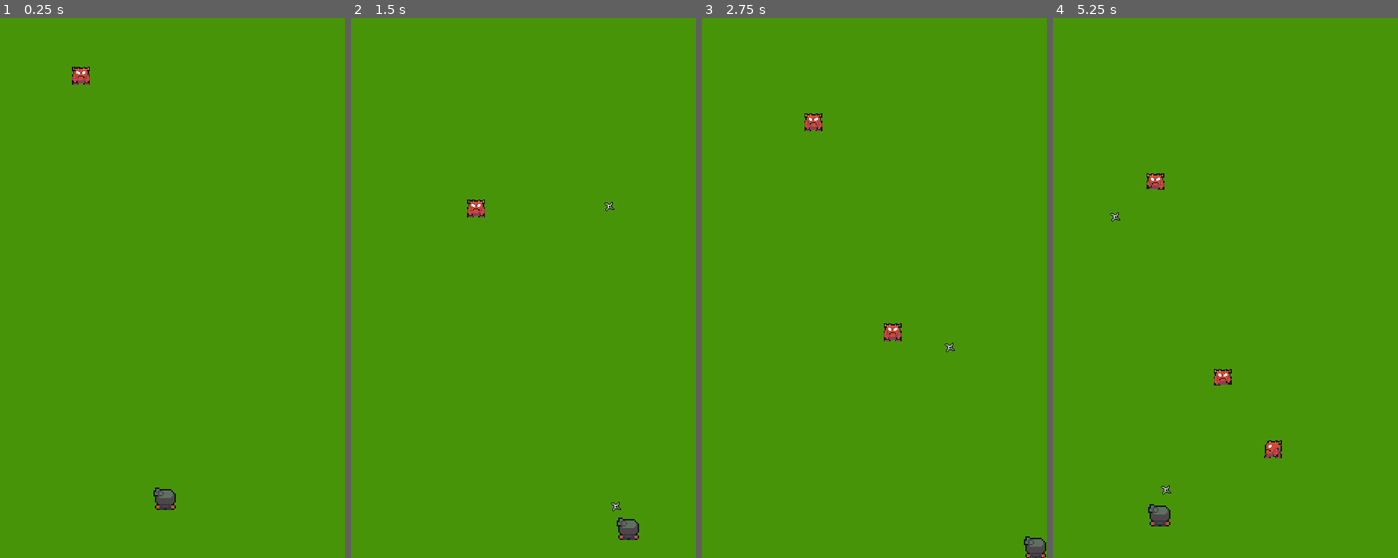
Above: before the commit, frames 1-4 (left to right).
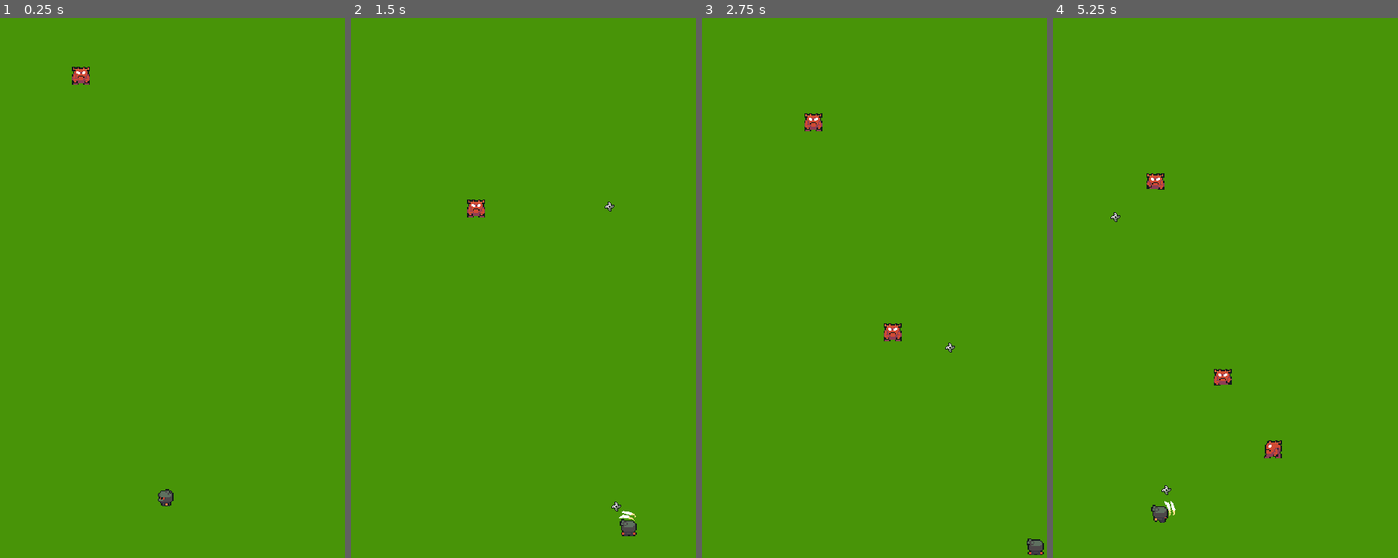
Above: after the commit, the same moments.

Repository: kelvinXea/top-down-shooter
Game: Godot game, scene res://Main.tscn
The game is run twice, just before and just after one commit, with the same random seed, the same clock (stepped at 60 frames per second) and the same inputs. Sound files missing from this copy of the repository are replaced by a short silence.
Inputs (mouse positions are in pixels of both pictures, inside the frame that each line leads up to):
- Up to frame 1 (0.25 s): no input
- Up to frame 2 (1.5 s): move the mouse to (595, 261) at 0.52 s; hold Right (ui_right) 0.53-1.28 s; click (595, 261) at 0.67 s; move the mouse to (444, 315) at 1.27 s; hold Down (ui_down) from 1.28 s (still down); click (444, 315) at 1.42 s
- Up to frame 3 (2.75 s): move the mouse to (902, 169) at 2.02 s; release Down (ui_down) at 2.03 s; hold Right (ui_right) from 2.03 s (still down); click (902, 169) at 2.17 s
- Up to frame 4 (5.25 s): move the mouse to (1201, 396) at 2.77 s; release Right (ui_right) at 2.78 s; hold Up (ui_up) 2.78-3.53 s; click (1201, 396) at 2.92 s; move the mouse to (1325, 369) at 3.52 s; hold Left (ui_left) 3.53-5.03 s; click (1325, 369) at 3.67 s; move the mouse to (1111, 207) at 4.27 s; click (1111, 207) at 4.42 s; move the mouse to (1235, 288) at 5.02 s; hold Down (ui_down) from 5.03 s (still down); click (1235, 288) at 5.17 s

The runs differ from the first frame. In frame 1, 0.2% of the frame differs, in the area x 44-51%, y 86-92%; in frame 2, 0.3%; in frame 3, 0.2%; in frame 4, 0.3%, in the area x 16-36%, y 35-95%.

Commit message:
se agrega animacion de movimiento de el player, animacion de lanzamiento de proyectil y sonido se ajusta logica de destruccion de proyectil a un metodo controlado en la clase Proyectile

Diff:
--- a/Main.gd
+++ b/Main.gd
@@ -12,8 +12,6 @@
 	randomize()
 
 	var monsters = [
-		MonsterSpawn.new($StageManager/SpawnPoint1.position) ,
-		MonsterSpawn.new($StageManager/SpawnPoint1.position) ,
 		MonsterSpawn.new($StageManager/SpawnPoint1.position) ,
 		MonsterSpawn.new($StageManager/SpawnPoint1.position) ,
 		MonsterSpawn.new($StageManager/SpawnPoint1.position) ,
--- a/Mob.gd
+++ b/Mob.gd
@@ -65,14 +65,11 @@
 	player_position = _position
 
 func calculate_damage(proyectile: Proyectile):
-	var sound = proyectile.get_hit_sound()
-	sound.play()
 	life -= proyectile.get_hit_damage()
 	var anim = proyectile.get_hit_animation()
+	proyectile.proyectile_hit()
 	run_damage_animation(anim, proyectile)
 	print(life)
-	yield(sound, "finished")
-	proyectile.queue_free()
 	if life <= 0:
 		queue_free()
 
--- a/Player.gd
+++ b/Player.gd
@@ -15,10 +15,12 @@
 var is_shooting = false
 var can_shoot = true
 var velocity = Vector2.ZERO
+var point = Vector2.ZERO
 
 var is_knockback = false
 
-
+onready var animationTree = $AnimationTree
+onready var animationState = animationTree.get("parameters/playback")
 
 # Called when the node enters the scene tree for the first time.
 func _ready():
@@ -26,22 +28,33 @@
 	$ProyectileDelay.wait_time = delay_between_proyectiles
 
 func _input(event):
+	point = target - position
 	if event is InputEventMouseButton:
 		is_shooting = event.pressed
+		point = event.position - position
 		if is_shooting:
 			target = event.position
 
 
+
 	elif event is InputEventMouseMotion:
+		point = event.position - position
 		if is_shooting:
 			target = event.position
+	change_animation_direction(point)
 
 func _physics_process(delta):
+	if velocity!= Vector2.ZERO:
 
+		animationState.travel("idle")
 	if !is_knockback:
 		velocity.x = Input.get_action_strength("ui_right") - Input.get_action_strength("ui_left")
 		velocity.y = Input.get_action_strength("ui_down") - Input.get_action_strength("ui_up")
+
+
 		if velocity.length() > 0:
+
+			animationState.travel("move")
 			emit_signal("move", position)
 			velocity = velocity.normalized() * speed
 
@@ -65,9 +78,16 @@
 	var proyectile: Proyectile = ProyectileScene.instance()
 	proyectile.position = position
 	get_parent().add_child(proyectile)
+	$AreaProyectileEfect.rotation = position.angle_to_point(target) - 1.5708
+	$AreaProyectileEfect/ProyectileEfect.show()
+	$AreaProyectileEfect/ProyectileEfect.play()
+	$ThrowProyectileSound.play()
 	proyectile.shoot(target)
 
 
+func change_animation_direction(direction: Vector2):
+	animationTree.set("parameters/idle/blend_position", direction)
+	animationTree.set("parameters/move/blend_position", direction)
 
 
 func _on_ProyectileDelay_timeout():
@@ -89,3 +109,13 @@
 		body.stop(0.7)
 		yield(get_tree().create_timer(0.12), "timeout")
 		is_knockback = false
+
+
+
+func _on_ProyectileEfect_animation_finished():
+	if is_shooting:
+		$AreaProyectileEfect/ProyectileEfect.frame = 0
+	else:
+		$AreaProyectileEfect/ProyectileEfect.hide()
+		$AreaProyectileEfect/ProyectileEfect.stop()
+		$AreaProyectileEfect/ProyectileEfect.frame = 0
--- a/Player.tscn
+++ b/Player.tscn
@@ -1,71 +1,288 @@
-[gd_scene load_steps=10 format=2]
-
-[ext_resource path="res://assets/art/player/Idle.png" type="Texture" id=1]
+[gd_scene load_steps=34 format=2]
+
+[ext_resource path="res://assets/art/player/Walk.png" type="Texture" id=1]
 [ext_resource path="res://Player.gd" type="Script" id=2]
 [ext_resource path="res://Proyectile.tscn" type="PackedScene" id=3]
-
-[sub_resource type="AtlasTexture" id=1]
-atlas = ExtResource( 1 )
-region = Rect2( 16, 0, 16, 16 )
-
-[sub_resource type="AtlasTexture" id=2]
-atlas = ExtResource( 1 )
-region = Rect2( 48, 0, 16, 16 )
-
-[sub_resource type="AtlasTexture" id=3]
-atlas = ExtResource( 1 )
-region = Rect2( 32, 0, 16, 16 )
-
-[sub_resource type="AtlasTexture" id=4]
-atlas = ExtResource( 1 )
-region = Rect2( 0, 0, 16, 16 )
-
-[sub_resource type="SpriteFrames" id=5]
+[ext_resource path="res://assets/art/fx/proyectile/proyectile_throw_effect.png" type="Texture" id=4]
+[ext_resource path="res://assets/sound/proyectile_shoot.wav" type="AudioStream" id=5]
+
+[sub_resource type="CircleShape2D" id=1]
+radius = 10.4757
+
+[sub_resource type="Animation" id=6]
+resource_name = "idle_down"
+length = 0.1
+loop = true
+tracks/0/type = "value"
+tracks/0/path = NodePath("Sprite:frame")
+tracks/0/interp = 1
+tracks/0/loop_wrap = true
+tracks/0/imported = false
+tracks/0/enabled = true
+tracks/0/keys = {
+"times": PoolRealArray( 0 ),
+"transitions": PoolRealArray( 1 ),
+"update": 1,
+"values": [ 8 ]
+}
+
+[sub_resource type="Animation" id=7]
+resource_name = "idle_left"
+length = 0.1
+loop = true
+tracks/0/type = "value"
+tracks/0/path = NodePath("Sprite:frame")
+tracks/0/interp = 1
+tracks/0/loop_wrap = true
+tracks/0/imported = false
+tracks/0/enabled = true
+tracks/0/keys = {
+"times": PoolRealArray( 0 ),
+"transitions": PoolRealArray( 1 ),
+"update": 1,
+"values": [ 10 ]
+}
+
+[sub_resource type="Animation" id=8]
+resource_name = "idle_right"
+length = 0.1
+tracks/0/type = "value"
+tracks/0/path = NodePath("Sprite:frame")
+tracks/0/interp = 1
+tracks/0/loop_wrap = true
+tracks/0/imported = false
+tracks/0/enabled = true
+tracks/0/keys = {
+"times": PoolRealArray( 0 ),
+"transitions": PoolRealArray( 1 ),
+"update": 1,
+"values": [ 3 ]
+}
+
+[sub_resource type="Animation" id=9]
+resource_name = "idle_up"
+length = 0.1
+loop = true
+tracks/0/type = "value"
+tracks/0/path = NodePath("Sprite:frame")
+tracks/0/interp = 1
+tracks/0/loop_wrap = true
+tracks/0/imported = false
+tracks/0/enabled = true
+tracks/0/keys = {
+"times": PoolRealArray( 0 ),
+"transitions": PoolRealArray( 1 ),
+"update": 1,
+"values": [ 9 ]
+}
+
+[sub_resource type="Animation" id=2]
+resource_name = "move_down"
+length = 0.8
+loop = true
+step = 0.2
+tracks/0/type = "value"
+tracks/0/path = NodePath("Sprite:frame")
+tracks/0/interp = 1
+tracks/0/loop_wrap = true
+tracks/0/imported = false
+tracks/0/enabled = true
+tracks/0/keys = {
+"times": PoolRealArray( 0, 0.2, 0.4, 0.6 ),
+"transitions": PoolRealArray( 1, 1, 1, 1 ),
+"update": 1,
+"values": [ 8, 4, 0, 12 ]
+}
+
+[sub_resource type="Animation" id=3]
+resource_name = "move_left"
+length = 0.8
+loop = true
+step = 0.2
+tracks/0/type = "value"
+tracks/0/path = NodePath("Sprite:frame")
+tracks/0/interp = 1
+tracks/0/loop_wrap = true
+tracks/0/imported = false
+tracks/0/enabled = true
+tracks/0/keys = {
+"times": PoolRealArray( 0, 0.2, 0.4, 0.6 ),
+"transitions": PoolRealArray( 1, 1, 1, 1 ),
+"update": 1,
+"values": [ 2, 6, 2, 14 ]
+}
+
+[sub_resource type="Animation" id=4]
+resource_name = "move_right"
+length = 0.8
+loop = true
+step = 0.2
+tracks/0/type = "value"
+tracks/0/path = NodePath("Sprite:frame")
+tracks/0/interp = 1
+tracks/0/loop_wrap = true
+tracks/0/imported = false
+tracks/0/enabled = true
+tracks/0/keys = {
+"times": PoolRealArray( 0, 0.2, 0.4, 0.6 ),
+"transitions": PoolRealArray( 1, 1, 1, 1 ),
+"update": 1,
+"values": [ 3, 7, 3, 15 ]
+}
+
+[sub_resource type="Animation" id=5]
+resource_name = "move_up"
+length = 0.8
+loop = true
+step = 0.2
+tracks/0/type = "value"
+tracks/0/path = NodePath("Sprite:frame")
+tracks/0/interp = 1
+tracks/0/loop_wrap = true
+tracks/0/imported = false
+tracks/0/enabled = true
+tracks/0/keys = {
+"times": PoolRealArray( 0, 0.2, 0.4, 0.6 ),
+"transitions": PoolRealArray( 1, 1, 1, 1 ),
+"update": 1,
+"values": [ 9, 5, 9, 13 ]
+}
+
+[sub_resource type="AnimationNodeAnimation" id=10]
+animation = "idle_left"
+
+[sub_resource type="AnimationNodeAnimation" id=11]
+animation = "idle_down"
+
+[sub_resource type="AnimationNodeAnimation" id=12]
+animation = "idle_right"
+
+[sub_resource type="AnimationNodeAnimation" id=13]
+animation = "idle_up"
+
+[sub_resource type="AnimationNodeBlendSpace2D" id=14]
+blend_point_0/node = SubResource( 10 )
+blend_point_0/pos = Vector2( -1, 0 )
+blend_point_1/node = SubResource( 11 )
+blend_point_1/pos = Vector2( 0, 1 )
+blend_point_2/node = SubResource( 12 )
+blend_point_2/pos = Vector2( 1, 0 )
+blend_point_3/node = SubResource( 13 )
+blend_point_3/pos = Vector2( 0, -1 )
+blend_mode = 1
+
+[sub_resource type="AnimationNodeAnimation" id=17]
+animation = "move_left"
+
+[sub_resource type="AnimationNodeAnimation" id=18]
+animation = "move_down"
+
+[sub_resource type="AnimationNodeAnimation" id=19]
+animation = "move_right"
+
+[sub_resource type="AnimationNodeAnimation" id=20]
+animation = "move_up"
+
+[sub_resource type="AnimationNodeBlendSpace2D" id=21]
+blend_point_0/node = SubResource( 17 )
+blend_point_0/pos = Vector2( -1, 0 )
+blend_point_1/node = SubResource( 18 )
+blend_point_1/pos = Vector2( 0, 1 )
+blend_point_2/node = SubResource( 19 )
+blend_point_2/pos = Vector2( 1, 0 )
+blend_point_3/node = SubResource( 20 )
+blend_point_3/pos = Vector2( 0, -1 )
+blend_mode = 1
+
+[sub_resource type="AnimationNodeStateMachineTransition" id=22]
+
+[sub_resource type="AnimationNodeStateMachineTransition" id=23]
+
+[sub_resource type="AnimationNodeStateMachine" id=15]
+states/idle/node = SubResource( 14 )
+states/idle/position = Vector2( 328, 122 )
+states/move/node = SubResource( 21 )
+states/move/position = Vector2( 490, 122 )
+transitions = [ "idle", "move", SubResource( 22 ), "move", "idle", SubResource( 23 ) ]
+start_node = "idle"
+
+[sub_resource type="AnimationNodeStateMachinePlayback" id=16]
+
+[sub_resource type="AtlasTexture" id=24]
+atlas = ExtResource( 4 )
+region = Rect2( 0, 0, 32, 32 )
+
+[sub_resource type="AtlasTexture" id=25]
+atlas = ExtResource( 4 )
+region = Rect2( 32, 0, 32, 32 )
+
+[sub_resource type="AtlasTexture" id=26]
+atlas = ExtResource( 4 )
+region = Rect2( 64, 0, 32, 32 )
+
+[sub_resource type="AtlasTexture" id=27]
+atlas = ExtResource( 4 )
+region = Rect2( 96, 0, 32, 32 )
+
+[sub_resource type="SpriteFrames" id=28]
 animations = [ {
-"frames": [ SubResource( 1 ) ],
-"loop": true,
-"name": "idle_up",
-"speed": 5.0
-}, {
-"frames": [ SubResource( 2 ) ],
-"loop": true,
-"name": "idle_right",
-"speed": 5.0
-}, {
-"frames": [ SubResource( 3 ) ],
-"loop": true,
-"name": "idle_left",
-"speed": 5.0
-}, {
-"frames": [ SubResource( 4 ) ],
-"loop": true,
-"name": "idle_down",
-"speed": 5.0
+"frames": [ SubResource( 24 ), SubResource( 25 ), SubResource( 26 ), SubResource( 27 ) ],
+"loop": false,
+"name": "default",
+"speed": 15.0
 } ]
-
-[sub_resource type="CircleShape2D" id=6]
-radius = 10.4757
 
 [node name="Player" type="Area2D"]
 position = Vector2( 240, 640 )
 collision_layer = 2
 collision_mask = 2
 script = ExtResource( 2 )
-__meta__ = {
-"_edit_group_": true
-}
 ProyectileScene = ExtResource( 3 )
-
-[node name="AnimatedSprite" type="AnimatedSprite" parent="."]
-scale = Vector2( 2, 2 )
-z_index = 2
-frames = SubResource( 5 )
-animation = "idle_up"
+delay_between_proyectiles = 0.25
+
+[node name="Sprite" type="Sprite" parent="."]
+position = Vector2( 0, -1 )
+scale = Vector2( 1.5, 1.5 )
+texture = ExtResource( 1 )
+vframes = 4
+hframes = 4
+frame = 10
 
 [node name="CollisionShape2D" type="CollisionShape2D" parent="."]
-shape = SubResource( 6 )
+shape = SubResource( 1 )
 
 [node name="ProyectileDelay" type="Timer" parent="."]
 one_shot = true
+
+[node name="AnimationPlayer" type="AnimationPlayer" parent="."]
+anims/idle_down = SubResource( 6 )
+anims/idle_left = SubResource( 7 )
+anims/idle_right = SubResource( 8 )
+anims/idle_up = SubResource( 9 )
+anims/move_down = SubResource( 2 )
+anims/move_left = SubResource( 3 )
+anims/move_right = SubResource( 4 )
+anims/move_up = SubResource( 5 )
+
+[node name="AnimationTree" type="AnimationTree" parent="."]
+tree_root = SubResource( 15 )
+anim_player = NodePath("../AnimationPlayer")
+active = true
+parameters/playback = SubResource( 16 )
+parameters/idle/blend_position = Vector2( 0, 0 )
+parameters/move/blend_position = Vector2( 0, 0 )
+
+[node name="AreaProyectileEfect" type="Node2D" parent="."]
+
+[node name="ProyectileEfect" type="AnimatedSprite" parent="AreaProyectileEfect"]
+visible = false
+position = Vector2( 0, -10 )
+rotation = -2.26893
+frames = SubResource( 28 )
+
+[node name="ThrowProyectileSound" type="AudioStreamPlayer" parent="."]
+stream = ExtResource( 5 )
+volume_db = -10.0
 [connection signal="body_entered" from="." to="." method="_on_Player_body_entered"]
 [connection signal="timeout" from="ProyectileDelay" to="." method="_on_ProyectileDelay_timeout"]
+[connection signal="animation_finished" from="AreaProyectileEfect/ProyectileEfect" to="." method="_on_ProyectileEfect_animation_finished"]
--- a/Proyectile.gd
+++ b/Proyectile.gd
@@ -30,6 +30,14 @@
 func get_hit_sound() -> Node:
 	return $Hit_Sound
 
+func proyectile_hit() -> void:
+	$CollisionShape2D.set_deferred("disabled", true)
+	$AnimatedSprite.hide()
+	$Hit_Sound.play()
+	yield($Hit_Sound, "finished")
+	queue_free()
+
+
 func get_hit_animation() -> AnimatedSprite:
 	return hit_animation.instance()
 
--- a/Proyectile.tscn
+++ b/Proyectile.tscn
@@ -36,7 +36,6 @@
 
 [node name="AnimatedSprite" type="AnimatedSprite" parent="."]
 frames = SubResource( 3 )
-frame = 1
 playing = true
 
 [node name="CollisionShape2D" type="CollisionShape2D" parent="."]
Not shown: 3 places in Mob.tscn that only renumber resources
Binary file added: assets/art/fx/proyectile/proyectile_throw_effect.png
Not shown, added: assets/art/fx/proyectile/proyectile_throw_effect.png.import
Not shown, added: assets/sound/proyectile_shoot.wav.import
Not shown, added: assets/sound/proyectile_shoot.wav
